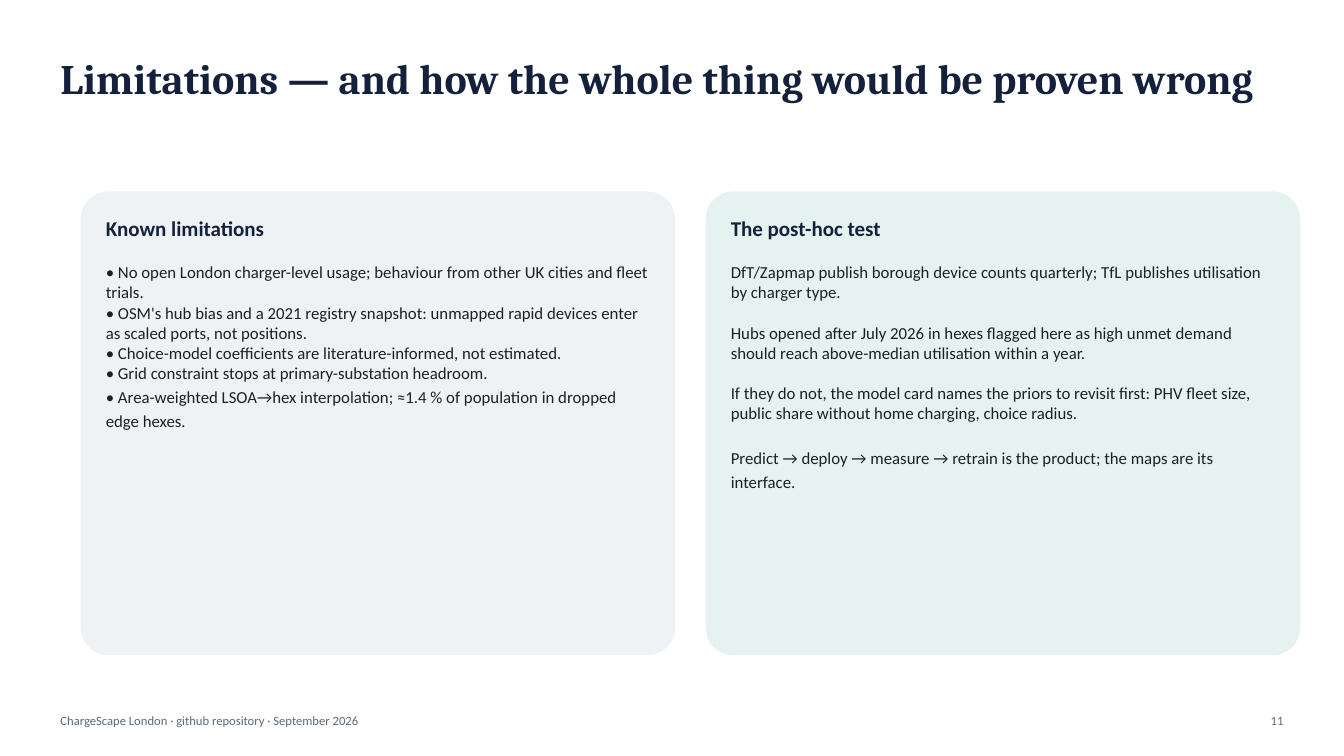
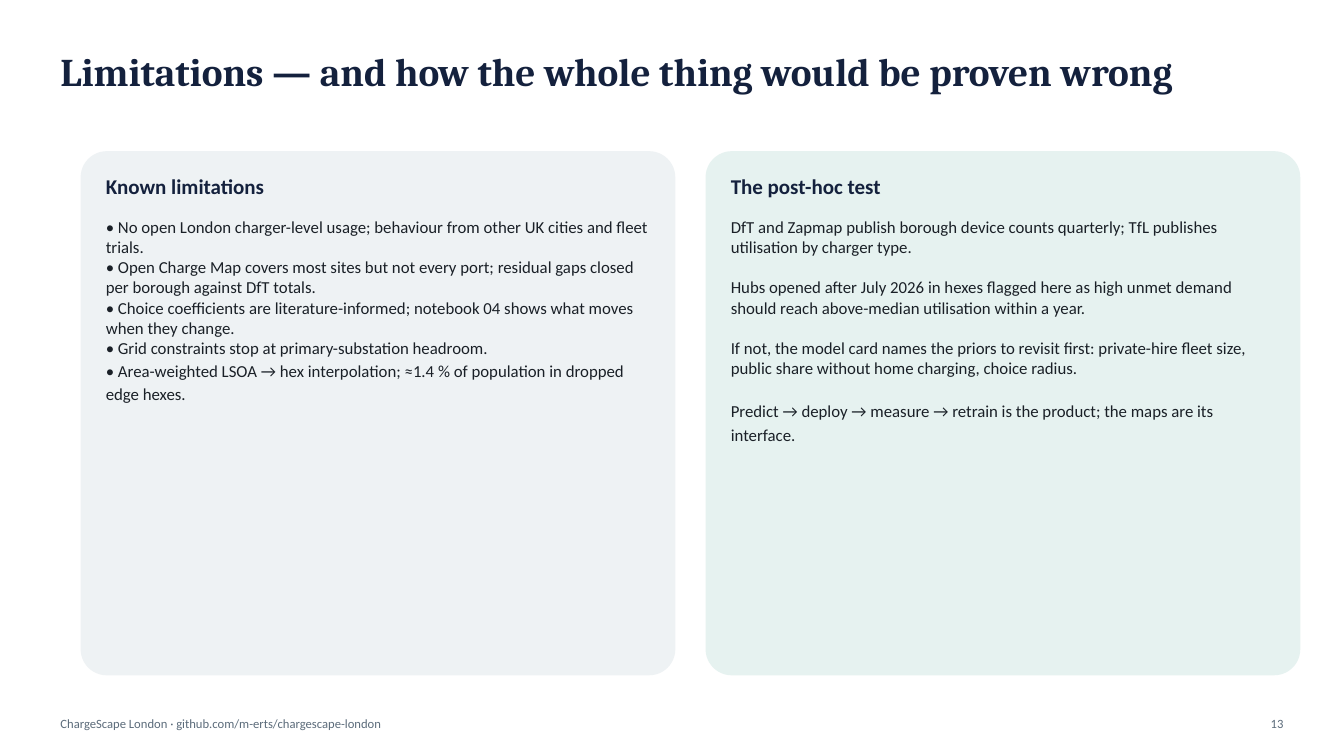
Before and after one commit to m-erts/chargescape-london, a slide deck: slide 13 of reports/ChargeScape_London.pptx (slide 11 before the commit). Drawn at 1344x756 pixels with LibreOffice and Linux fonts; fonts in the diff are those of the drawing. Boxes give left, top, right and bottom in pixels: in the first picture for what was removed or moved away, otherwise in the second. Text is boxed around its words. In the diff, an @@ line names an element or a change of style, - is before the commit and + after.

```diff
--- a/reports/ChargeScape_London.pptx
+++ b/reports/ChargeScape_London.pptx
@@ text "Limitations — and how the ..." at (60, 58, 1172, 95): size 30 to 28 pt @@
@@ rounded rectangle: place and size @@
-rounded rectangle at (81, 192, 676, 655)
+rounded rectangle at (81, 151, 676, 676)
@@ rounded rectangle at (81, 151, 676, 676): proportions changed @@
@@ text "Known limitations": place and size @@
-text "Known limitations" at (106, 221, 264, 236)
+text "Known limitations" at (106, 179, 264, 194)
@@ rounded rectangle at (706, 151, 1301, 676): proportions changed @@
@@ rounded rectangle: place and size @@
-rounded rectangle at (706, 192, 1301, 655)
+rounded rectangle at (706, 151, 1301, 676)
@@ text "The post-hoc test": place and size @@
-text "The post-hoc test" at (731, 221, 881, 240)
+text "The post-hoc test" at (731, 179, 881, 198)
@@ text at (106, 221, 647, 403): text changed @@
-• No open London charger-level usage; behaviour from other UK cities and fleet trials.
-• OSM's hub bias and a 2021 registry snapshot: unmapped rapid devices enter as scaled ports, not positions.
-• Choice-model coefficients are literature-informed, not estimated.
-• Grid constraint stops at primary-substation headroom.
-• Area-weighted LSOA→hex interpolation; ≈1.4 % of population in dropped edge hexes.
+• No open London charger-level usage; behaviour from other UK cities and fleet trials.
+• Open Charge Map covers most sites but not every port; residual gaps closed per borough against DfT totals.
+• Choice coefficients are literature-informed; notebook 04 shows what moves when they change.
+• Grid constraints stop at primary-substation headroom.
+• Area-weighted LSOA → hex interpolation; ≈1.4 % of population in dropped edge hexes.
@@ text at (731, 221, 1245, 441): text changed @@
-DfT/Zapmap publish borough device counts quarterly; TfL publishes utilisation by charger type.
-Hubs opened after July 2026 in hexes flagged here as high unmet demand should reach above-median utilisation within a year.
-If they do not, the model card names the priors to revisit first: PHV fleet size, public share without home charging, choice radius.
-Predict → deploy → measure → retrain is the product; the maps are its interface.
+DfT and Zapmap publish borough device counts quarterly; TfL publishes utilisation by charger type.
+Hubs opened after July 2026 in hexes flagged here as high unmet demand should reach above-median utilisation within a year.
+If not, the model card names the priors to revisit first: private-hire fleet size, public share without home charging, choice radius.
+Predict → deploy → measure → retrain is the product; the maps are its interface.
@@ text at (60, 719, 381, 730): text changed @@
-ChargeScape London · github repository · September 2026
+ChargeScape London · github.com/m-erts/chargescape-london
@@ text removed at (1271, 717, 1284, 725) @@
-11
@@ text added at (1271, 720, 1284, 728), 9 pt, text #5B6B7A @@
+13
```
Also in this commit, not shown: 8 other slides changed, 6 slides added, 4 slides removed, 59 other files.
